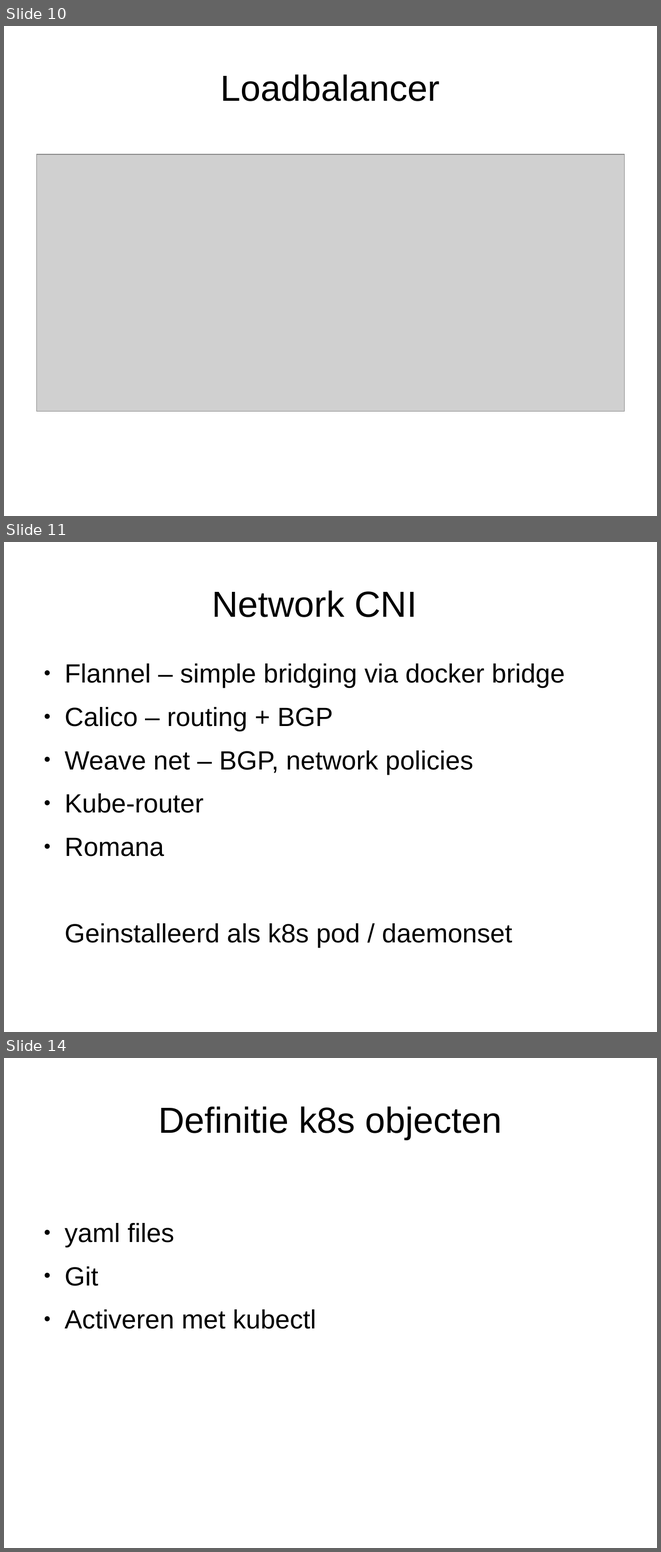
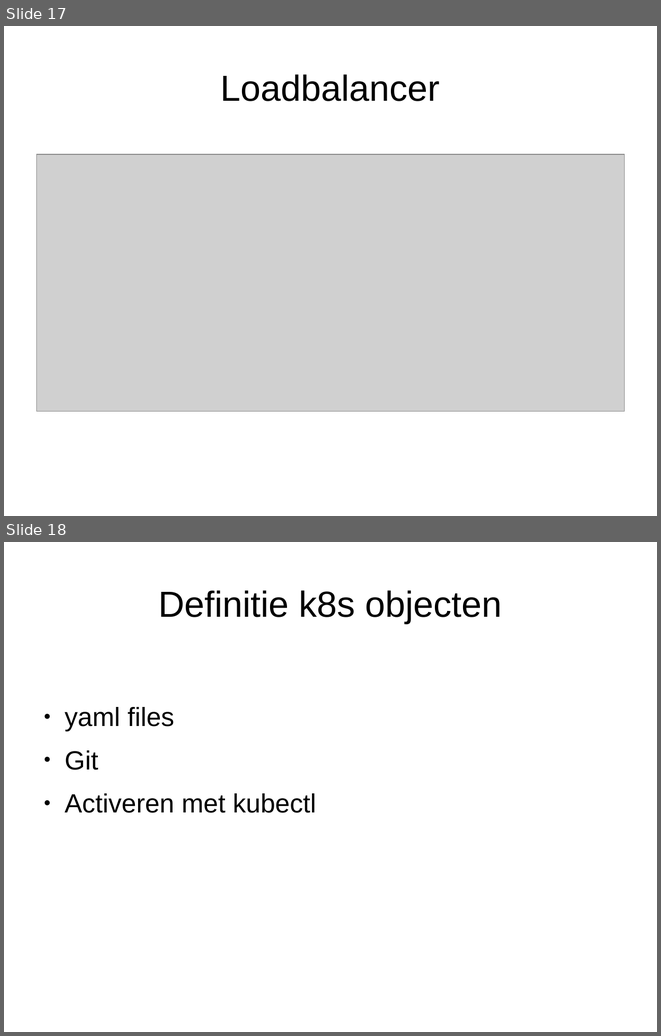
Before and after one commit to markbenschop/k8s-workshop, a slide deck: k8s_demo_proxy.odp. Shown one above the other, each under a label of ours: slides 10, 11 and 14 before the commit, slides 17 and 18 after it; the slides between them are not shown. The pictures are 661x1552 and 661x1036 pixels, drawn with LibreOffice and Linux fonts; fonts in the diff are those of the drawing; grey boxes stand for pictures. Boxes give left, top, right and bottom in pixels: in the first picture for what was removed or moved away, otherwise in the second. Text is boxed around its words. In the diff, an @@ line names an element or a change of style, - is before the commit and + after.

```diff
--- a/k8s_demo_proxy.odp
+++ b/k8s_demo_proxy.odp
@@ slide 11 removed at (4,542,657,1032), background #FFFFFF @@
@@ title removed at (212,590,417,617) @@
-Network CNI
@@ text removed at (64,663,565,947) @@
-● Flannel – simple bridging via docker bridge
-● Calico – routing + BGP
-● Weave net – BGP, network policies
-● Kube-router
-● Romana
-Geinstalleerd als k8s pod / daemonset
@@ what was slide 10 is now slide 17 @@
@@ what was slide 14 is now slide 18 @@
```
Also in this commit, not shown: 4 slides changed, 9 slides added, 3 other slides removed, 1 other file.
